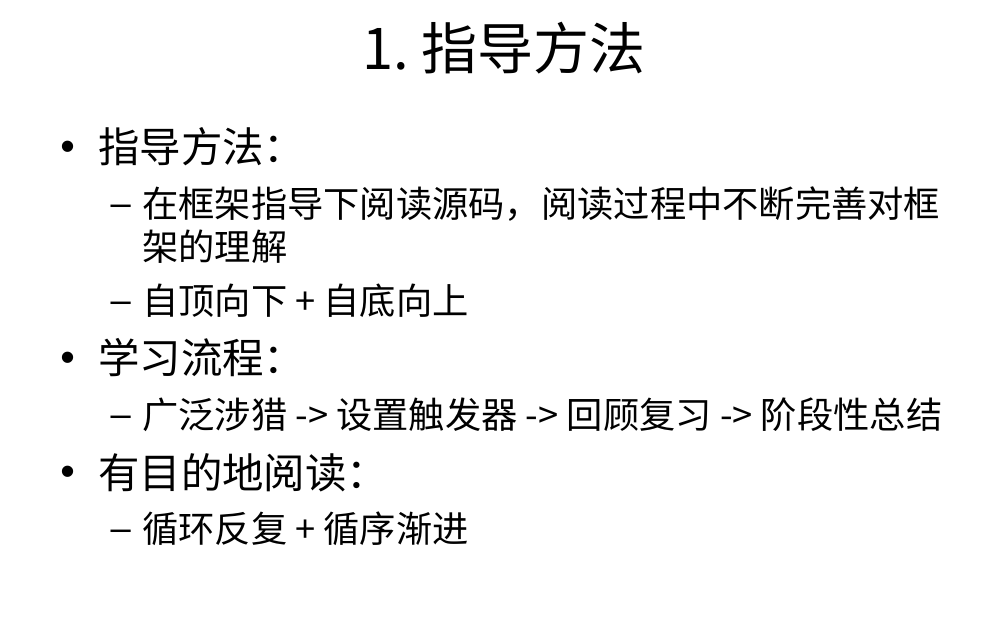
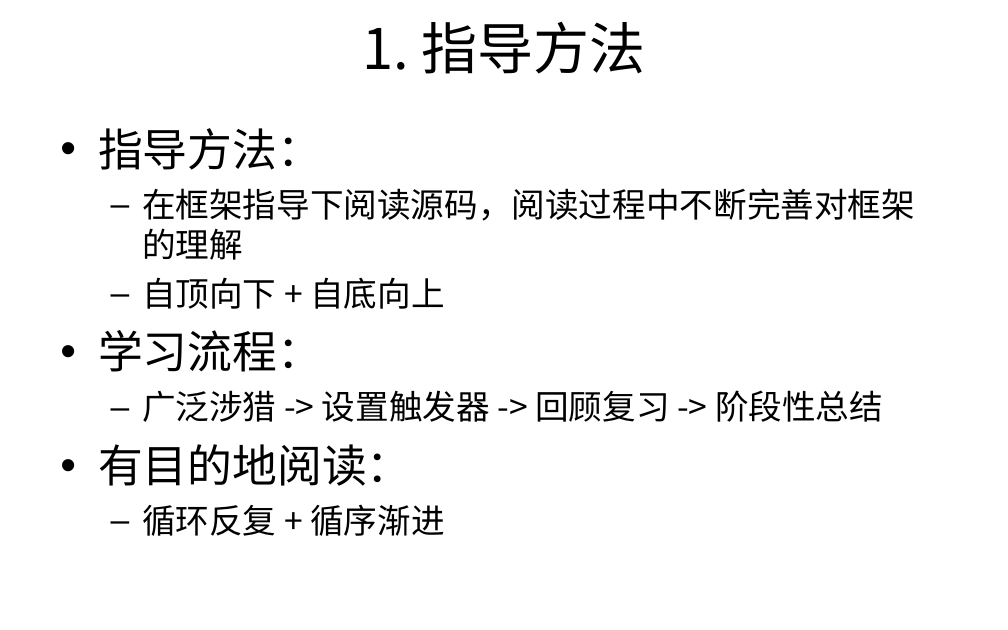
Before and after one commit to harlixxy/StudyNotes, a slide deck: slide 9 of 活动流程（26期）.ppt. Drawn at 1008x630 pixels with LibreOffice and Linux fonts; fonts in the diff are those of the drawing; background and template pictures are left out. Boxes give left, top, right and bottom in pixels: in the first picture for what was removed or moved away, otherwise in the second. Text is boxed around its words. In the diff, an @@ line names an element or a change of style, - is before the commit and + after.

```diff
--- a/活动流程（26期）.ppt
+++ b/活动流程（26期）.ppt
@@ text "指导方法：" at <box>98,128,915,536</box>: size 29.6 to 32 pt in "指导方法：", "学习流程：", "有目的地阅读："; size 25.9 to 24 pt in "在框架指导下阅读源码，阅读过程中不断完善对框架的理解", "自顶向下 + 自底向上", "广泛涉猎 -> 设置触发器 -> 回顾复习 -> 阶段性总结", "循环反复 + 循序渐进"; less space between paragraphs @@
```
Also in this commit, not shown: 6 other slides changed, 1 slide added, 1 slide removed, 1 other file.
